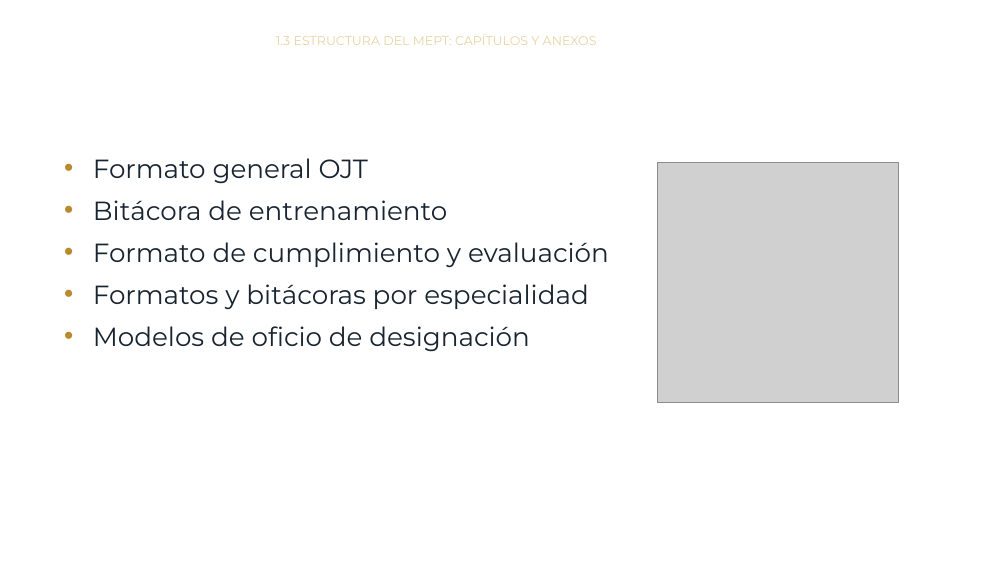
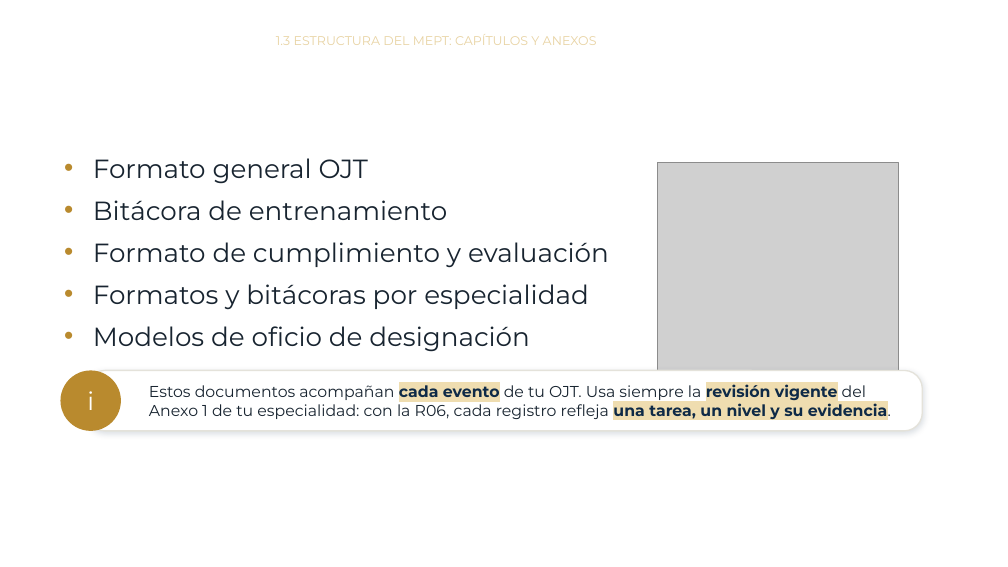
Before and after one commit to jmfigueroah01-creator/Curso-MEPT-OJT, a slide deck: slide 18 of modulo1.pptx. Drawn at 1008x567 pixels with LibreOffice and Linux fonts; fonts in the diff are those of the drawing; grey boxes stand for pictures; background and template pictures are left out. Boxes give left, top, right and bottom in pixels: in the first picture for what was removed or moved away, otherwise in the second. Text is boxed around its words. In the diff, an @@ line names an element or a change of style, - is before the commit and + after.

```diff
--- a/modulo1.pptx
+++ b/modulo1.pptx
@@ ellipse added at bbox=[60, 371, 121, 431], fill #B98A2E, 24 pt, text #FFFFFF @@
+i
@@ rounded rectangle added at bbox=[87, 371, 923, 431], fill #FFFFFF, outline #E4E2DA 1.25 pt, 15 pt, text #182430 @@
+Estos documentos acompañan cada evento de tu OJT. Usa siempre la revisión vigente del Anexo 1 de tu especialidad: con la R06, cada registro refleja una tarea, un nivel y su evidencia.
```
Also in this commit, not shown: 13 other slides changed, 1 other file.
